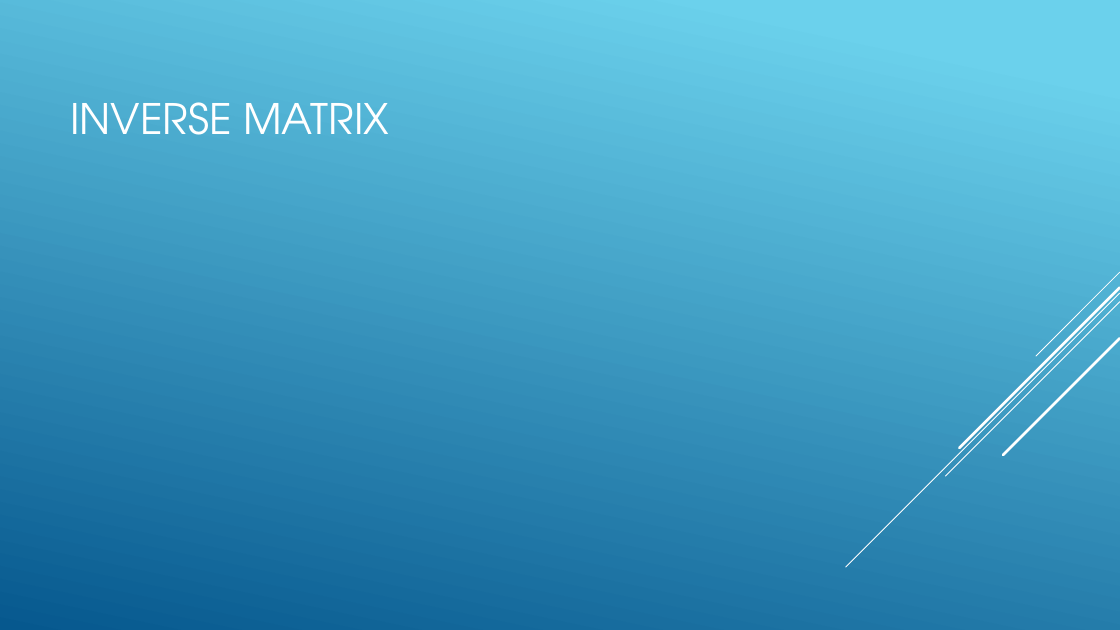
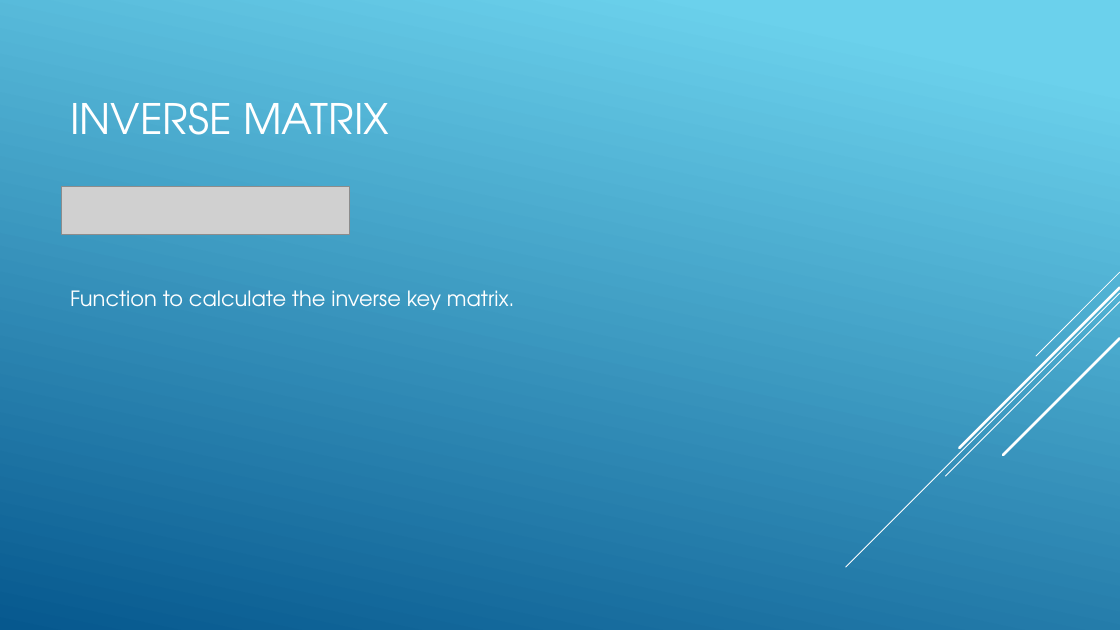
Before and after one commit to TheJonBovi/Hill-Cipher, a slide deck: slide 10 of CST407FinalPP.pptx (slide 11 before the commit). Drawn at 1120x630 pixels with LibreOffice and Linux fonts; fonts in the diff are those of the drawing; grey boxes stand for pictures. Boxes give left, top, right and bottom in pixels: in the first picture for what was removed or moved away, otherwise in the second. Text is boxed around its words. In the diff, an @@ line names an element or a change of style, - is before the commit and + after.

```diff
--- a/CST407FinalPP.pptx
+++ b/CST407FinalPP.pptx
@@ picture added at bbox=[62, 187, 350, 234] @@
@@ text added at bbox=[70, 290, 515, 310], 18 pt, text #FFFFFF @@
+Function to calculate the inverse key matrix.
```
Also in this commit, not shown: 6 other slides changed, 3 slides added.
